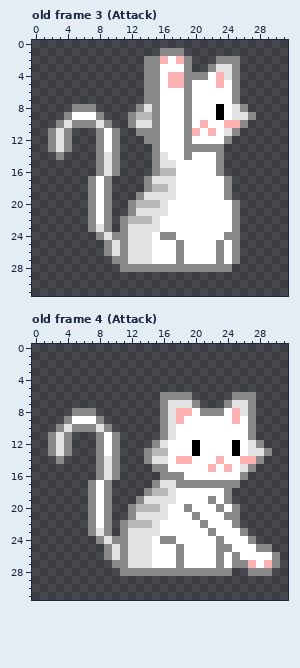
File history of a pixel-art file, Aseprite/Cat.aseprite. The picture above is the old version.
32x32 pixels, 4 frames. Colours within 5 levels of each other are drawn and written as one. Shown: old frame 3 (Attack), old frame 4 (Attack). The commit also changed other frames, which this record leaves out.
And afterwards:
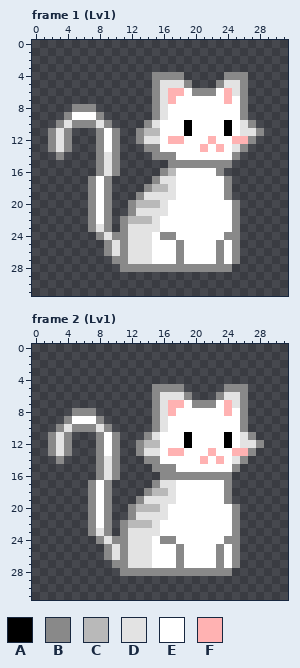
Palette (. is transparent): A #000000  B #898989  C #b9b9b9  D #e3e3e3  E #ffffff  F #ffb2b2
A new or re-ordered frame is compared with the old frame closest to it.
Edits made:
frames re-ordered
Frame 1 (Lv1) against old frame 3 (Attack), layer "Kity":
y 1: x 16..18 BBB -> ...
y 2: x 14..19 BBFEFB -> ......; x 23..25 BBB -> ...
y 3: x 14..19 BBEEEB -> ......; x 22..25 BDDB -> ....
y 4: x 14 B -> .; x 16..24 EFFBBBEFD -> BBB.....B; x 26 . -> B
y 5: x 14 B -> .; x 16..18 EFF -> DDD; x 20..26 EEEFEB. -> ...BDDB
y 6: x 14 B -> .; x 16..22 EEEBEEE -> DFFEBBB; x 24..26 EB. -> FDB
y 7: x 14 B -> .; x 16..17 EE -> DF; x 19 B -> E; x 24..26 EB. -> FEB
y 8: x 13..14 BD -> ..; x 16 E -> D; x 19 B -> E; x 23 A -> E; x 25 D -> E
y 9: x 12..14 BCC -> ...; x 16 E -> D; x 19 B -> E; x 23 A -> E; x 25..27 DDB -> EB.
y 10: x 12..15 BDDB -> ..BD; x 19 B -> A; x 21 F -> E; x 24..27 FFB. -> AEDB
y 11: x 14..15 BB -> CC; x 19..20 BF -> AE; x 22 F -> E; x 24..28 DB... -> AEDDB
y 12: x 13..15 .BB -> BDD; x 17..19 EEB -> FFE; x 22 E -> F; x 24..27 B... -> EFFB
y 13: x 14 . -> B; x 19..26 BBBBB... -> EEFEFEDB
y 14: x 16..17 DE -> BB; x 19 B -> E; x 23..25 B.. -> EEB
y 15: x 15..22 BDDEEEEE -> ..BBBBBB; x 24 . -> B
y 16: x 15..16 BC -> .B
y 17: x 14..15 BD -> .B
Frame 2 (Lv1) against old frame 4 (Attack), layers "Effect", "Kity":
y 5: x 15..18 .... -> BBBB; x 24..26 ... -> BBB
y 6: x 15..18 .BBB -> BDDD; x 23..25 ..B -> BDD; x 27 B -> .
y 7: x 15..19 .BDDD -> BDFFE; x 21..24 ...B -> BBEF; x 26..27 DB -> B.
y 8: x 15..19 .BDFF -> BDFEE; x 21..27 BBBEFDB -> EEEFEB.
y 9: x 15..18 .BDF -> BDEE; x 25..27 FEB -> EB.
y 10: x 15..17 .BD -> BDE; x 26..27 EB -> B.
y 11: x 14..17 ..BD -> BDEE; x 19 E -> A; x 24 E -> A; x 26 E -> D
y 12: x 13..16 ..BD -> BCCE; x 19..20 EA -> AE; x 24..26 EAE -> AED
y 13: x 13..18 .BCCEE -> BDDEFF; x 20 A -> E; x 22 E -> F; x 25..29 AEDDB -> FFB..
y 14: x 15..16 DD -> BE; x 18..19 FF -> EE; x 21 E -> F; x 25..28 EFFB -> DB..
y 15: x 17 E -> B; x 22 F -> E; x 24..27 FEDB -> EB..
y 16: x 19..26 EEEEEEEB -> BBBBBB..
y 17: x 18..23 BBBBBB -> EEEEEE; x 25 B -> .
y 19: x 22 B -> E
y 20: x 19 B -> E; x 23 B -> E
y 21: x 20 B -> E; x 24 B -> E
y 22: x 21 B -> E
y 23: x 22 B -> E; x 25..26 EB -> B.
y 24: x 23..27 BEEEB -> EBB..
y 25: x 24..29 BEEEBB -> EB....
y 26: x 26..30 EEEEB -> .....
y 27: x 26..30 BFEFB -> .....
y 28: x 27..29 BBB -> ...
Where, in picture pixels (left, top, right, bottom), the same in both pictures:
changed: (128, 48, 264, 184)
changed: (136, 384, 280, 576)
